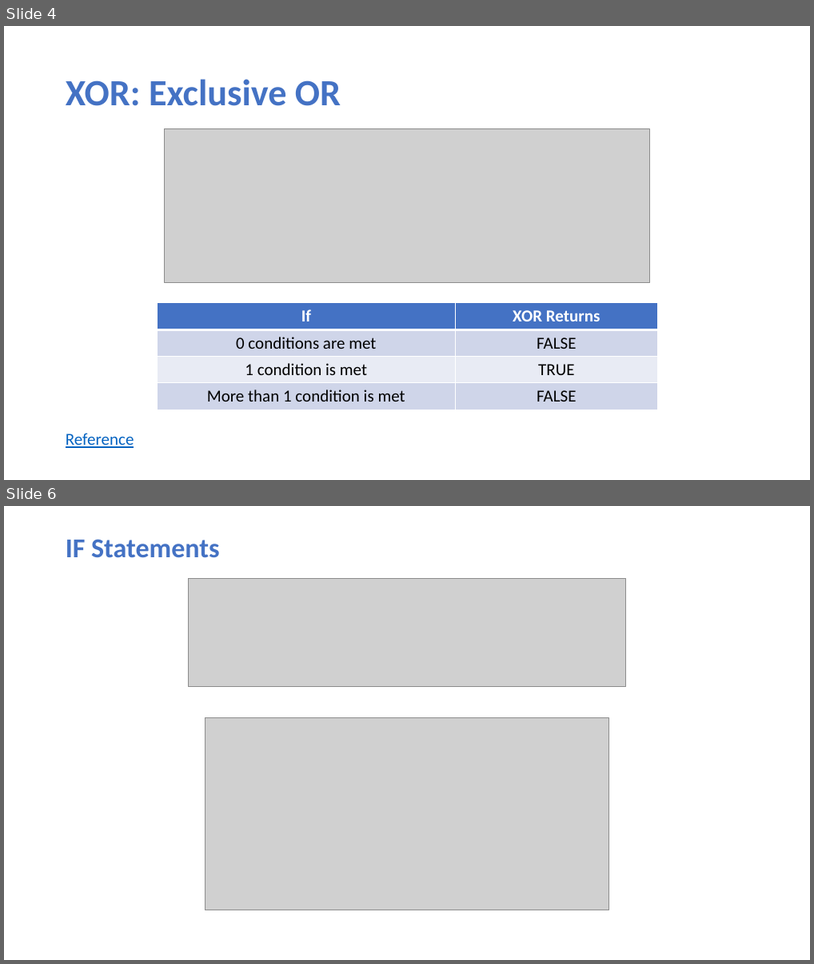
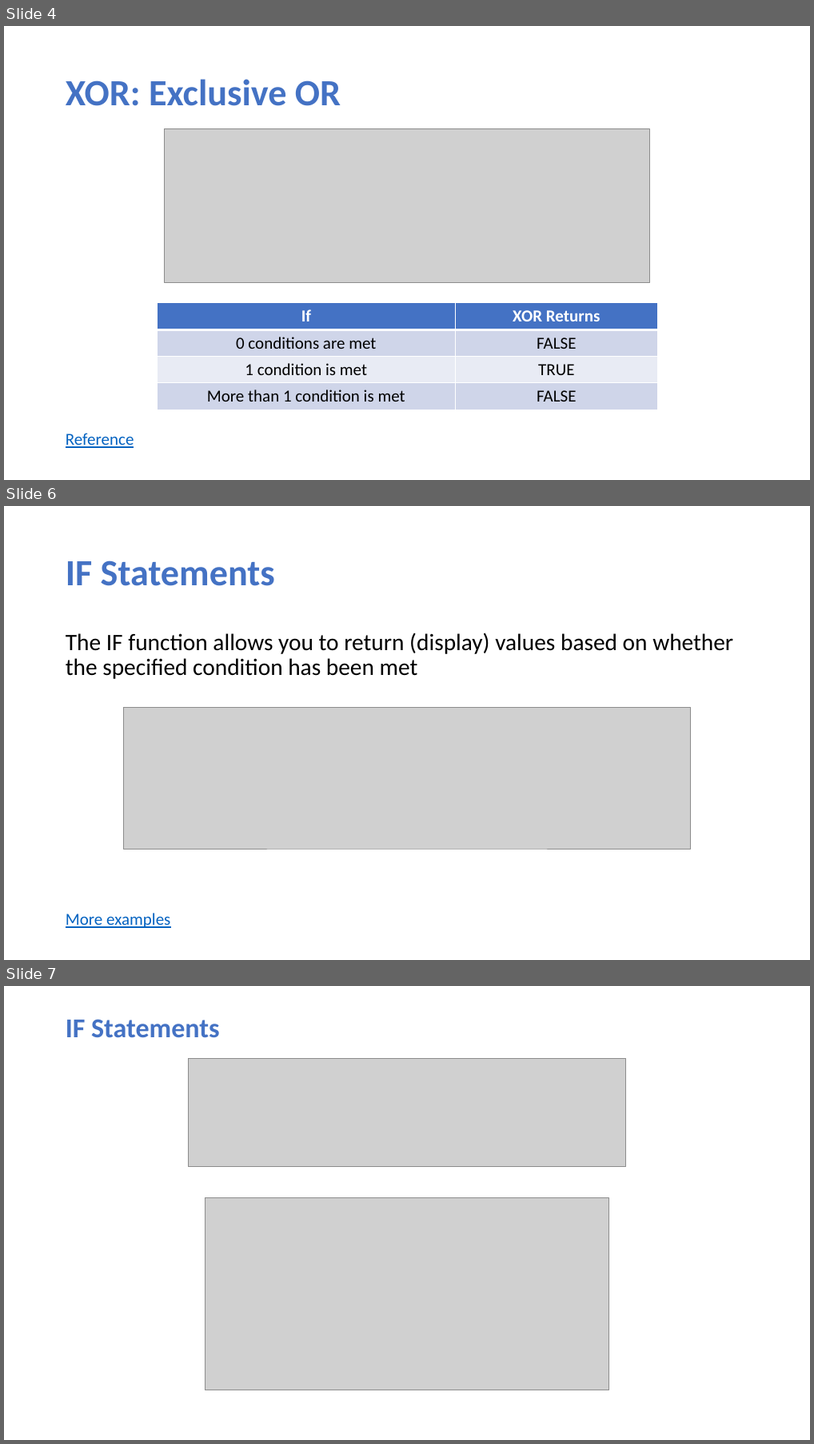
Before and after one commit to mtruongg/2022-workshop-excel, a slide deck: Week-03/Week-03_LogicalTestsAndNestedFunctions.pptx. Shown one above the other, each under a label of ours: slides 4 and 6 before the commit, slides 4, 6 and 7 after it; the slides between them are not shown. The pictures are 814x964 and 814x1444 pixels, drawn with LibreOffice and Linux fonts; fonts in the diff are those of the drawing; grey boxes stand for pictures. Boxes give left, top, right and bottom in pixels: in the first picture for what was removed or moved away, otherwise in the second. Text is boxed around its words. In the diff, an @@ line names an element or a change of style, - is before the commit and + after.

```diff
--- a/Week-03/Week-03_LogicalTestsAndNestedFunctions.pptx
+++ b/Week-03/Week-03_LogicalTestsAndNestedFunctions.pptx
@@ slide 6 added at (4, 506, 810, 960), background #FFFFFF @@
@@ title added at (66, 560, 275, 586), 44 pt, text #4472C4, bold @@
+IF Statements
@@ text added at (66, 632, 734, 679), 28 pt, text #000000 @@
+The IF function allows you to return (display) values based on whether the specified condition has been met
@@ picture added at (124, 708, 691, 848) @@
@@ text added at (66, 912, 170, 928), 20 pt, text #0563C1, underline @@
+More examples
@@ what was slide 6 is now slide 7 @@
```
Also in this commit, not shown: 2 slides changed, 2 other files.
